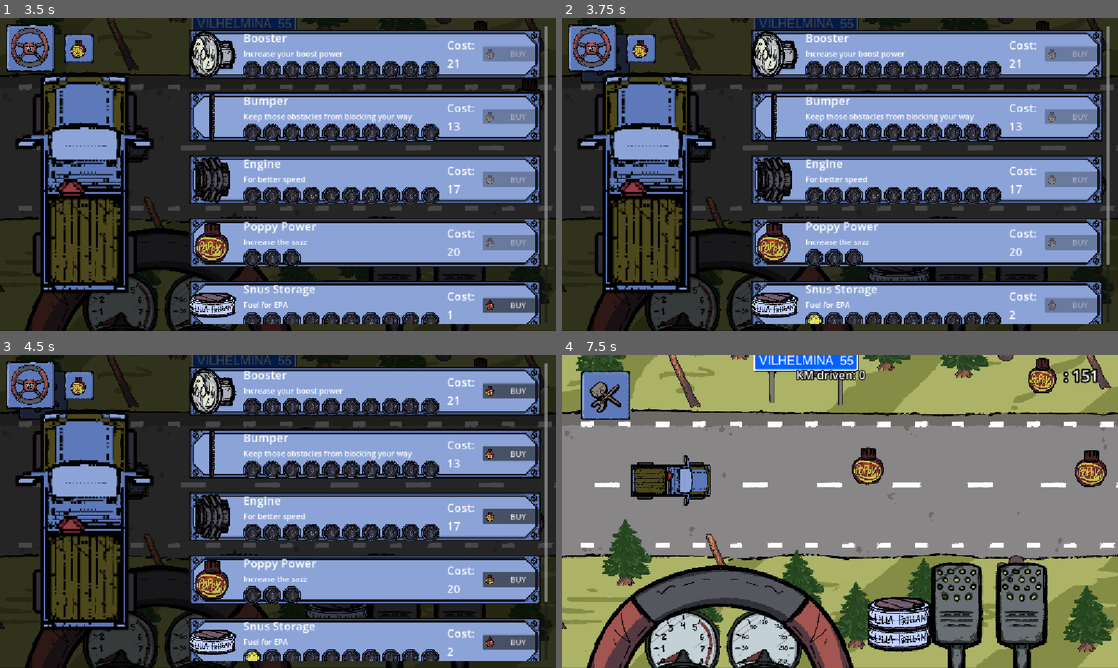
Above: before the commit, frames 1-4 (two rows, left to right).
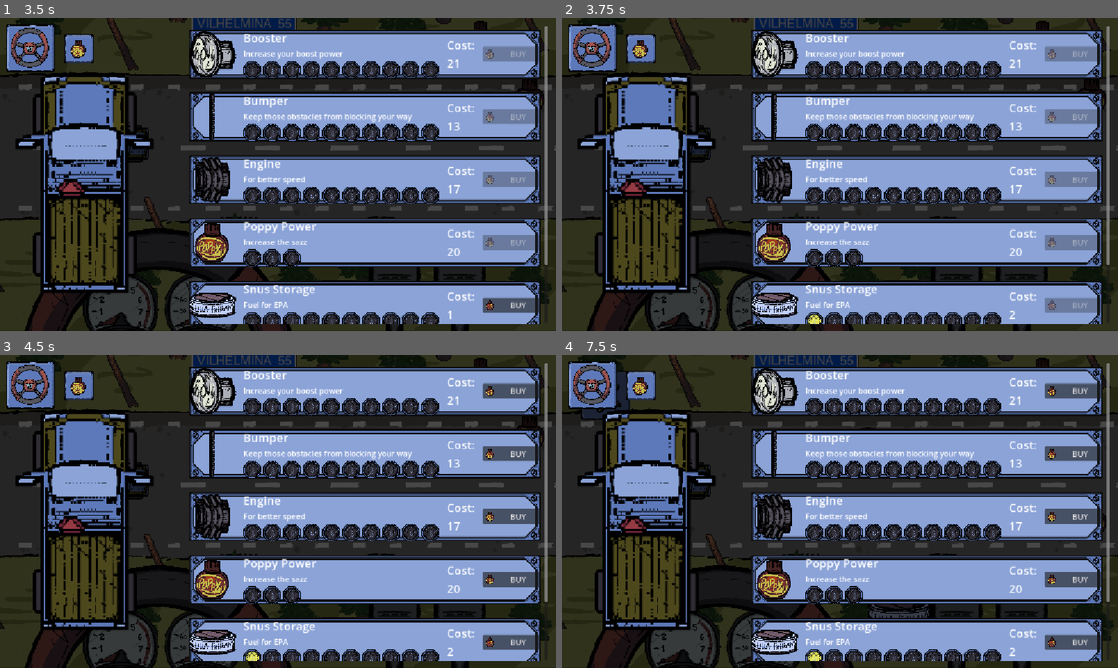
Above: after the commit, the same moments.

Repository: midenfors/project-epa
Game: Godot game, scene res://Scenes/UI/main_menu.tscn
Two runs of this game, one before a commit and one after it. Both use one fixed random seed, a clock stepped at 60 frames per second and the inputs below. The engine's default icon, where the game draws it, is replaced by a stand-in: a white triangle on a blue panel in a dark square.
Inputs (mouse positions are in pixels of both pictures, inside the frame that each line leads up to):
- Up to frame 1 (3.5 s): click "PLAY" at 0.5 s; click (494, 287) at 1.25 s; click (428, 287) at 2 s; click (44, 58) at 2.75 s
- Up to frame 2 (3.75 s): click "BUY" at 3.5 s
- Up to frame 3 (4.5 s): click (77, 386) at 4.25 s
- Up to frame 4 (7.5 s): tap Enter (ui_accept) at 5, 5.27 s; move the mouse to (962, 495) at 5.02 s; hold S (Turn Right) 5.03-5.75 s; hold Space (Boost) 5.03-5.75 s; click (962, 495) at 5.17 s; drag from (728, 527) to (645, 430) at 5.77 s; move the mouse to (895, 442) at 6.52 s; hold S (Turn Right) 6.53-7.25 s; hold Shift (Break) 6.53-7.25 s; tap Space (Boost) at 6.8 s; click "Tow home" at 7.25 s

Frame 1 is identical in both runs. In frame 2, 0.7% of the frame differs, in the area x 3-98%, y 5-84%; in frame 3, 0.7%; in frame 4, 96%, in the area x 0-100%, y 0-100%.

Commit message:
Separated car upgrade visual and modifier updates which allowed me to clean up the upgrade menu.

Diff:
--- a/Scripts/car.gd
+++ b/Scripts/car.gd
@@ -47,6 +47,72 @@
 func _input(event: InputEvent) -> void:
 	if Input.is_key_label_pressed(KEY_E):
 		global_position.x = 53 * 3960
+
+func update_visuals():
+	$Engines/CarEngine1.visible = false
+	$Engines/CarEngine2.visible = false
+	$Engines/CarEngine3.visible = false
+	match Global.engine_upgrades:
+		1, 2, 3:
+			$Engines/CarEngine1.visible = true
+		4, 5, 6:
+			$Engines/CarEngine2.visible = true
+		7, 8, 9, 10:
+			$Engines/CarEngine3.visible = true
+		_:
+			pass
+
+	$BottomBosters/CarBoost1.visible = false
+	$TopBoosters/CarBoost2.visible = false
+	$TopBoosters/CarBoost3.visible = false
+	match Global.booster_upgrades:
+		1, 2, 3:
+			$BottomBosters/CarBoost1.visible = true
+		4, 5, 6:
+			$TopBoosters/CarBoost2.visible = true
+		7, 8, 9, 10:
+			$TopBoosters/CarBoost3.visible = true
+		_:
+			pass
+
+	$Wheels/T1.visible = false
+	$Wheels/T2.visible = false
+	$Wheels/T2.visible = false
+	match Global.wheels_upgrades:
+		1:
+			$Wheels/T2.visible = true
+		2:
+			$Wheels/T3.visible = true
+		_:
+			$Wheels/T1.visible = true
+			pass
+
+	$Bumpers/CarBumper1Grill.visible = false
+	$Bumpers/CarBumper2Bumper.visible = false
+	$Bumpers/CarBumper2RenPlog.visible = false
+	match Global.bumper_upgrades:
+		1, 2, 3:
+			$Bumpers/CarBumper1Grill.visible = true
+		4, 5, 6, 7:
+			$Bumpers/CarBumper2Bumper.visible = true
+		8, 9, 10:
+			$Bumpers/CarBumper2RenPlog.visible = true
+		_:
+			pass
+
+func update_upgrade_modifiers():
+	engine_upgrade = Global.engine_upgrades
+	speed_boost += (speed_boost * 0.1 * Global.booster_upgrades)
+
+	match Global.wheels_upgrades:
+		1:
+			terrain_deceleration_modifier *= 0.5
+		2:
+			terrain_deceleration_modifier *= 0
+		_:
+			pass
+	obstacle_slowdown_modifier *= (1 - bumper_upgrade_effect * Global.bumper_upgrades)
+
 
 func _ready() -> void:
 	if not faux:
@@ -56,70 +122,15 @@
 		snus_gauge = get_node("../CanvasLayer/HUD/Dashboard/SnusGauge")
 		steering_wheel = get_node("../CanvasLayer/HUD/Dashboard/Ratt")
 		audio_manager.play_sfx(audio_manager.MOTORLJUD__1__EPA)
-
-	engine_upgrade = Global.engine_upgrades
-	$Engines/CarEngine1.visible = false
-	$Engines/CarEngine2.visible = false
-	$Engines/CarEngine3.visible = false
-	match engine_upgrade:
-		3, 4:
-			$Engines/CarEngine1.visible = true
-		5, 6, 7:
-			$Engines/CarEngine2.visible = true
-		8, 9, 10:
-			$Engines/CarEngine3.visible = true
-		_:
-			pass
-
-	booster_upgrade = Global.booster_upgrades
-	$BottomBosters/CarBoost1.visible = false
-	$TopBoosters/CarBoost2.visible = false
-	$TopBoosters/CarBoost3.visible = false
-	match booster_upgrade:
-		3, 4:
-			$BottomBosters/CarBoost1.visible = true
-		5, 6, 7:
-			$TopBoosters/CarBoost2.visible = true
-		8, 9, 10:
-			$TopBoosters/CarBoost3.visible = true
-		_:
-			pass
-	speed_boost += (speed_boost * 0.1 * Global.booster_upgrades)
-
-	wheels_upgrade = Global.wheels_upgrades
-	$Wheels/T1.visible = false
-	$Wheels/T2.visible = false
-	$Wheels/T2.visible = false
-	match wheels_upgrade:
-		1:
-			$Wheels/T2.visible = true
-			terrain_deceleration_modifier *= 0.5
-		2:
-			$Wheels/T3.visible = true
-			terrain_deceleration_modifier *= 0
-		_:
-			$Wheels/T1.visible = true
-			pass
-
-	bumper_upgrade = Global.bumper_upgrades
-	$Bumpers/CarBumper1Grill.visible = false
-	$Bumpers/CarBumper2Bumper.visible = false
-	$Bumpers/CarBumper2RenPlog.visible = false
-	match bumper_upgrade:
-		1, 2, 3:
-			$Bumpers/CarBumper1Grill.visible = true
-		4, 5, 6, 7:
-			$Bumpers/CarBumper2Bumper.visible = true
-		8, 9, 10:
-			$Bumpers/CarBumper2RenPlog.visible = true
-		_:
-			pass
-	obstacle_slowdown_modifier *= (1 - bumper_upgrade_effect * Global.bumper_upgrades)
+		update_upgrade_modifiers()
+	update_visuals()
+
 
 # Deceleration after engine upgrades (level 10 = half the slowdown).
 func get_deceleration() -> float:
 	var factor := maxf(0.0, 1.0 - engine_decel_reduction * Global.engine_upgrades)
 	return deceleration * factor
+
 
 func _physics_process(_delta: float) -> void:
 	if not faux:
--- a/Scripts/upgrade_container.gd
+++ b/Scripts/upgrade_container.gd
@@ -44,17 +44,7 @@
 
 func _on_buy_pressed() -> void:
 	upgrade.buy()
-	#var car = get_node("CanvasLayer/HUD/UpgradeMenu/Car")
-	#if car != null:
-		#var old = car
-		#var parent = old.get_parent()
-		#var index = car.get_index()
-		#var new_car = object_scene.instantiate()
-#
-		#parent.remove_child(old)
-		#old.queue_free()
-		#parent.add_child(new_object)
-		#parent.move_child(new_object, index)
+	var car : Car = get_node("../../../../Car")
+	car.update_visuals()
 	_refresh()
 	Global.force_upgrade_menu = true
-	get_tree().reload_current_scene()
